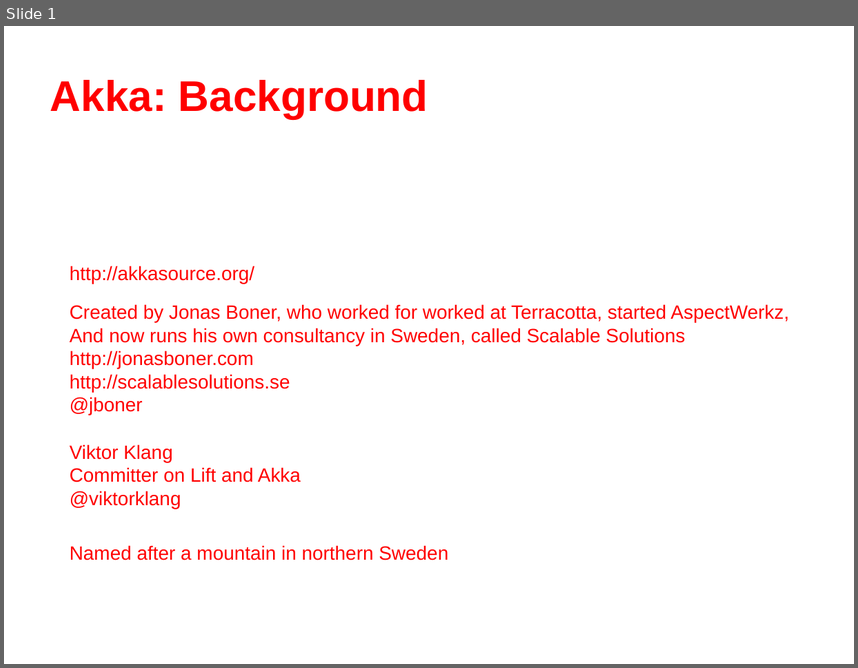
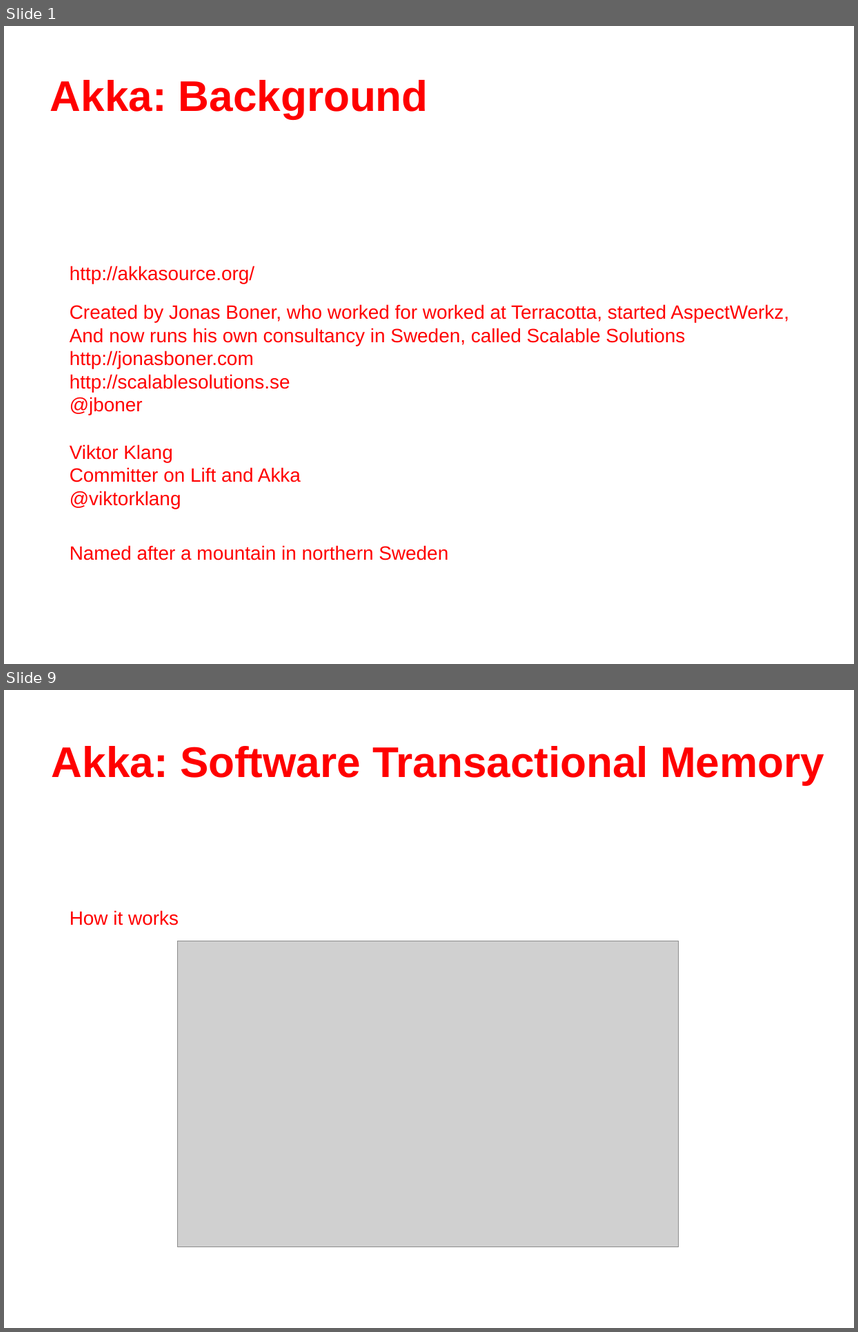
Before and after one commit to dwhitney/akka_meetup, a slide deck: akka.odp. Shown one above the other, each under a label of ours: slide 1 before the commit, slides 1 and 9 after it; the slides between them are not shown. The pictures are 858x668 and 858x1332 pixels, drawn with LibreOffice and Linux fonts; fonts in the diff are those of the drawing; grey boxes stand for pictures; background and template pictures are left out. Boxes give left, top, right and bottom in pixels: in the first picture for what was removed or moved away, otherwise in the second. Text is boxed around its words. In the diff, an @@ line names an element or a change of style, - is before the commit and + after.

```diff
--- a/akka.odp
+++ b/akka.odp
@@ slide 9 added at [4,690,854,1328], background picture (left out) @@
@@ text added at [52,746,824,785], 40 pt, text #FF0000, bold @@
+Akka: Software Transactional Memory
@@ text added at [70,910,179,925], 18 pt, text #FF0000 @@
+How it works
@@ picture added at [178,940,679,1247] @@
```
Also in this commit, not shown: 1 slide changed, 10 other slides added, 1 other file.
